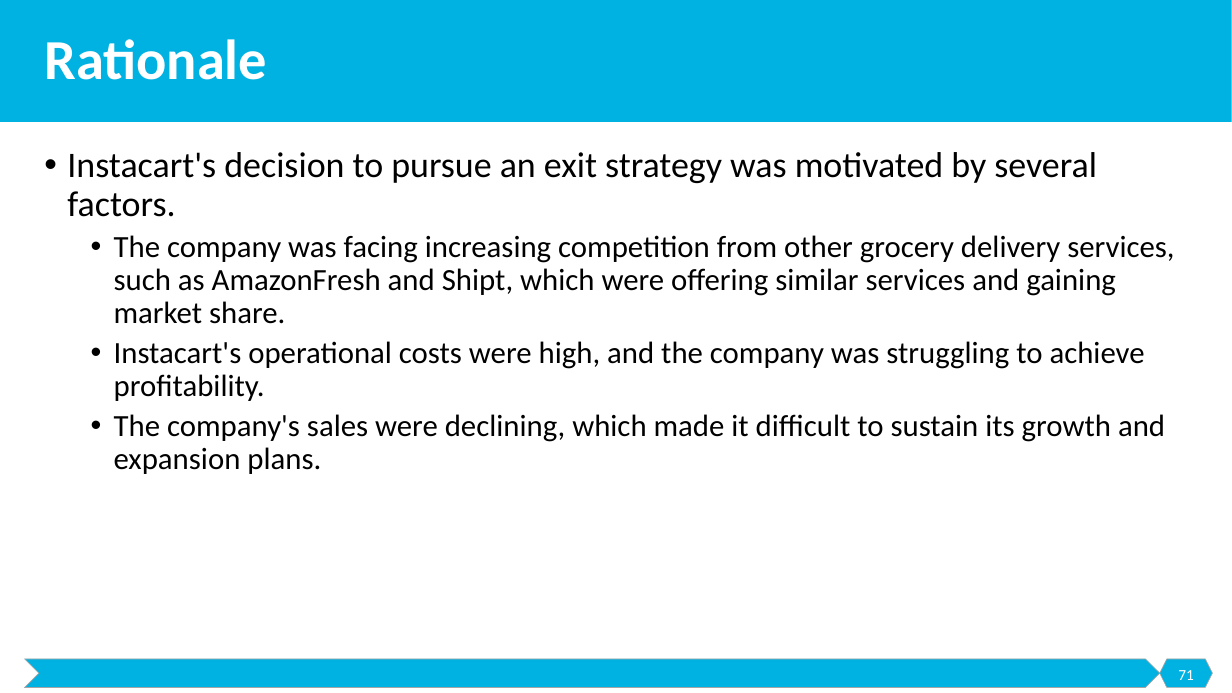
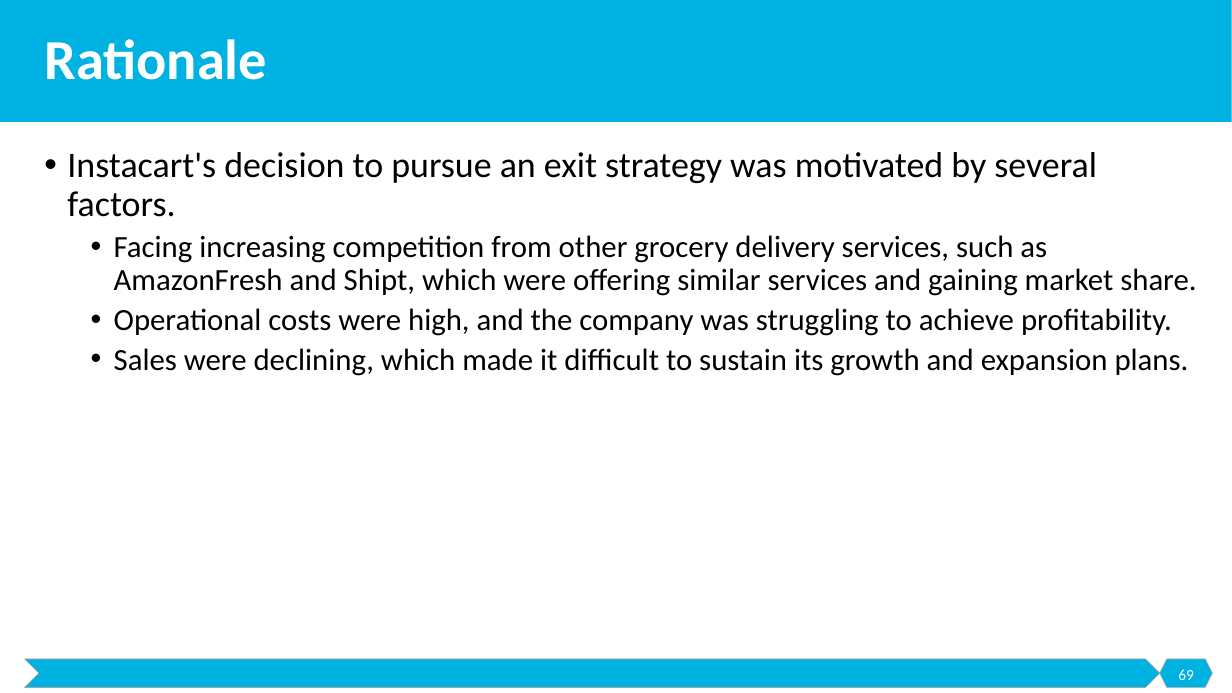
Before and after one commit to malenezi/malenezi, a slide deck: slide 69 of SE495/Lectures/8-Exit Strategies/Exit Strategies.pptx (slide 71 before the commit). Drawn at 1232x693 pixels with LibreOffice and Linux fonts; fonts in the diff are those of the drawing. Boxes give left, top, right and bottom in pixels: in the first picture for what was removed or moved away, otherwise in the second. Text is boxed around its words. In the diff, an @@ line names an element or a change of style, - is before the commit and + after.

```diff
--- a/SE495/Lectures/8-Exit Strategies/Exit Strategies.pptx
+++ b/SE495/Lectures/8-Exit Strategies/Exit Strategies.pptx
@@ text at box(114, 235, 1196, 376): text changed @@
-  • The company was facing increasing competition from other grocery delivery services, such as AmazonFresh and Shipt, which were offering similar services and gaining market share.
-  • Instacart's operational costs were high, and the company was struggling to achieve profitability.
-  • The company's sales were declining, which made it difficult to sustain its growth and expansion plans.
+  • Facing increasing competition from other grocery delivery services, such as AmazonFresh and Shipt, which were offering similar services and gaining market share.
+  • Operational costs were high, and the company was struggling to achieve profitability.
+  • Sales were declining, which made it difficult to sustain its growth and expansion plans.
@@ page number at box(1178, 669, 1194, 680): text changed @@
-71
+69
```
Also in this commit, not shown: 4 other slides changed, 2 slides removed, 1 other file.
